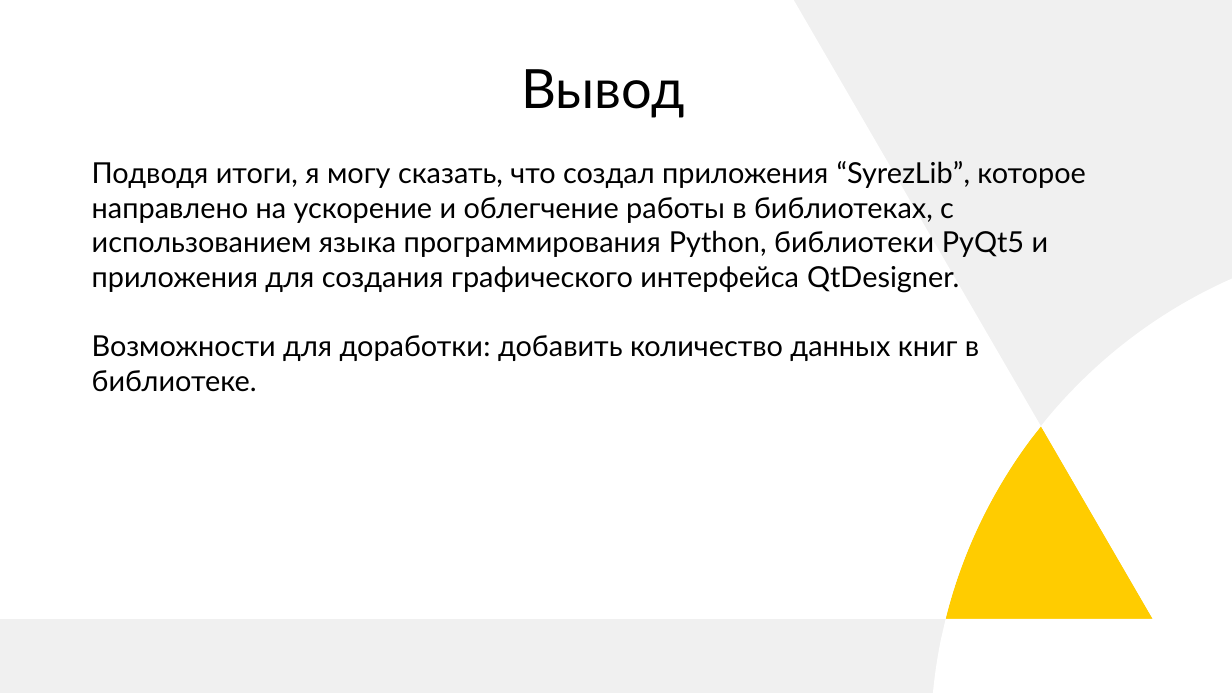
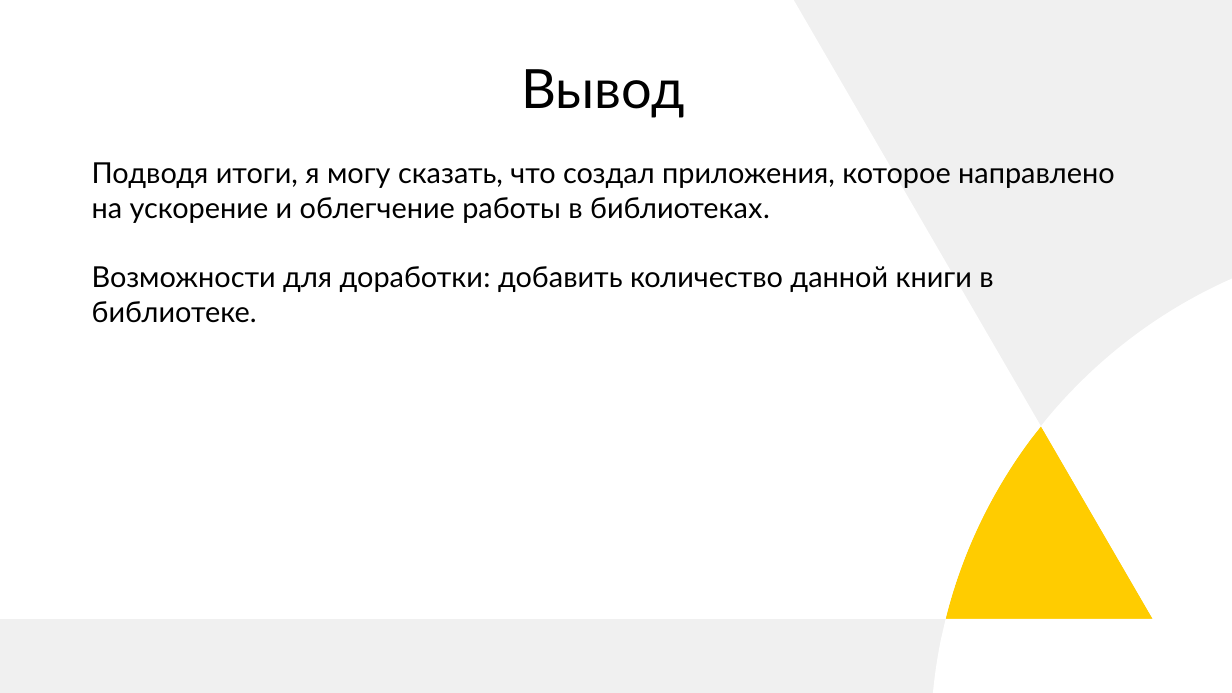
Before and after one commit to aikarimovvw/Library_System-QtProject, a slide deck: slide 14 of Documentation/Презентация SyrezLib.pptx. Drawn at 1232x693 pixels with LibreOffice and Linux fonts; fonts in the diff are those of the drawing. Boxes give left, top, right and bottom in pixels: in the first picture for what was removed or moved away, otherwise in the second. Text is boxed around its words. In the diff, an @@ line names an element or a change of style, - is before the commit and + after.

Commit message:
presentation

```diff
--- a/Documentation/Презентация SyrezLib.pptx
+++ b/Documentation/Презентация SyrezLib.pptx
@@ text at [92,162,1115,323]: text changed @@
-Подводя итоги, я могу сказать, что создал приложения “SyrezLib”, которое направлено на ускорение и облегчение работы в библиотеках, с использованием языка программирования Python, библиотеки PyQt5 и приложения для создания графического интерфейса QtDesigner.
-Возможности для доработки: добавить количество данных книг в библиотеке.
+Подводя итоги, я могу сказать, что создал приложения, которое направлено на ускорение и облегчение работы в библиотеках.
+Возможности для доработки: добавить количество данной книги в библиотеке.
```
Also in this commit, not shown: 4 other slides changed.
